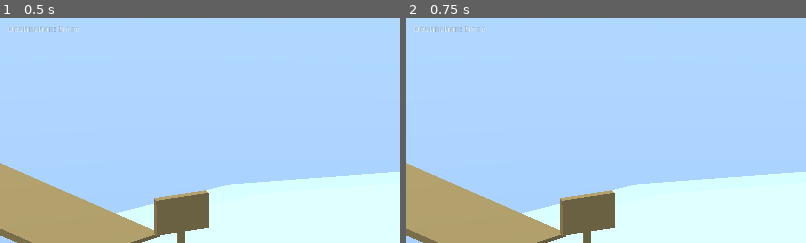
Above: before the commit, frames 1-2 (left to right).
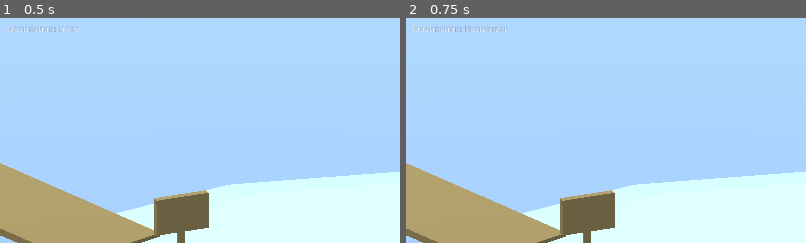
Above: after the commit, the same moments.

Repository: bigigloogames/Emperor-s-Restaurant
Game: Godot game, scene res://scenes/Map.tscn
Same seed, same stepped clock (60 frames per second), same inputs: the game is played once before the commit and once after it. The project has no main scene, so this scene is started directly.
Inputs (mouse positions are % of the whole screen's width and height, from its top left):
- Up to frame 1 (0.5 s): no input
- Up to frame 2 (0.75 s): tap Enter at 0.5 s; move the mouse to (72, 45) at 0.52 s; click (72, 45) at 0.67 s
The pictures show only the part of the screen within x 0-50%, y 0-50%; the shares and areas given below are measured in that part.

Frame 1 is identical in both runs. In frame 2, 0.1% of the frame differs, in the area x 15-26%, y 3-7%.

Commit message:
Add map mouse events

Diff:
--- a/project.godot
+++ b/project.godot
@@ -23,6 +23,10 @@
 window/size/width=1280
 window/size/height=720
 
+[input_devices]
+
+pointing/emulate_touch_from_mouse=true
+
 [rendering]
 
 quality/driver/driver_name="GLES2"
--- a/scenes/Map.tscn
+++ b/scenes/Map.tscn
@@ -1,12 +1,14 @@
-[gd_scene load_steps=10 format=2]
+[gd_scene load_steps=14 format=2]
 
-[sub_resource type="PlaneMesh" id=2]
+[ext_resource path="res://scripts/Map.gd" type="Script" id=1]
+
+[sub_resource type="PlaneMesh" id=1]
 size = Vector2( 40, 40 )
 
-[sub_resource type="SpatialMaterial" id=3]
+[sub_resource type="SpatialMaterial" id=2]
 albedo_color = Color( 0.729412, 0.752941, 0.886275, 1 )
 
-[sub_resource type="CylinderMesh" id=1]
+[sub_resource type="CylinderMesh" id=3]
 top_radius = 5.0
 bottom_radius = 6.0
 height = 0.25
@@ -18,27 +20,37 @@
 rings = 5
 is_hemisphere = true
 
-[sub_resource type="SpatialMaterial" id=9]
+[sub_resource type="BoxShape" id=5]
+extents = Vector3( 2.55931, 0.753974, 1.90567 )
+
+[sub_resource type="SpatialMaterial" id=6]
 albedo_color = Color( 0.760784, 0.572549, 0.34902, 1 )
 
-[sub_resource type="CubeMesh" id=5]
-material = SubResource( 9 )
+[sub_resource type="CubeMesh" id=7]
+material = SubResource( 6 )
 size = Vector3( 0.75, 0.1, 0.5 )
 
-[sub_resource type="CubeMesh" id=6]
-material = SubResource( 9 )
+[sub_resource type="CubeMesh" id=8]
+material = SubResource( 6 )
 size = Vector3( 0.1, 0.75, 0.05 )
 
-[sub_resource type="CubeMesh" id=8]
+[sub_resource type="CubeMesh" id=9]
 size = Vector3( 1.5, 0.1, 4 )
 
-[sub_resource type="CylinderMesh" id=7]
+[sub_resource type="BoxShape" id=10]
+extents = Vector3( 2.56559, 1.37752, 1.13016 )
+
+[sub_resource type="CylinderMesh" id=11]
 top_radius = 0.79
 bottom_radius = 1.1
 height = 0.25
 radial_segments = 16
 
-[node name="Node" type="Node"]
+[sub_resource type="BoxShape" id=12]
+extents = Vector3( 2.08604, 0.764475, 1.60218 )
+
+[node name="Map" type="Node"]
+script = ExtResource( 1 )
 
 [node name="DirectionalLight" type="DirectionalLight" parent="."]
 transform = Transform( 1, 0, 0, 0, 0.262997, 0.964797, 0, -0.964797, 0.262997, 0, 0, 0 )
@@ -54,61 +66,72 @@
 
 [node name="Ocean" type="MeshInstance" parent="."]
 transform = Transform( 0.707107, 0, 0.707107, 0, 1, 0, -0.707107, 0, 0.707107, -0.011, -0.5, 0 )
-mesh = SubResource( 2 )
-material/0 = SubResource( 3 )
+mesh = SubResource( 1 )
+material/0 = SubResource( 2 )
 
 [node name="Mainland" type="Spatial" parent="."]
 
 [node name="IceSheet" type="MeshInstance" parent="Mainland"]
 transform = Transform( 1, 0, 0, 0, 1, 0, 0, 0, 1, 0, -0.125, 0 )
-mesh = SubResource( 1 )
+mesh = SubResource( 3 )
 material/0 = null
 
-[node name="Restaurant" type="Spatial" parent="Mainland"]
+[node name="Restaurant" type="Area" parent="Mainland"]
 transform = Transform( 0.707107, 0, -0.707107, 0, 1, 0, 0.707107, 0, 0.707107, 1, 0, -3.5 )
 
 [node name="MeshInstance" type="MeshInstance" parent="Mainland/Restaurant"]
 mesh = SubResource( 4 )
 material/0 = null
 
-[node name="FishingPost" type="Spatial" parent="Mainland"]
+[node name="CollisionShape" type="CollisionShape" parent="Mainland/Restaurant"]
+shape = SubResource( 5 )
+
+[node name="Fishing" type="Area" parent="Mainland"]
 transform = Transform( 0.388834, 0, 0.921308, 0, 1, 0, -0.921308, 0, 0.388834, -3.85661, 0, 0.267914 )
 
-[node name="Sign" type="MeshInstance" parent="Mainland/FishingPost"]
+[node name="Sign" type="MeshInstance" parent="Mainland/Fishing"]
 transform = Transform( 1, 1.78814e-07, 5.58794e-09, 0, 0.0230362, -0.999735, 0, 0.999735, 0.0230362, 1.19209e-07, 0.586711, 4.76837e-07 )
-mesh = SubResource( 5 )
+mesh = SubResource( 7 )
 material/0 = null
 
-[node name="Post" type="MeshInstance" parent="Mainland/FishingPost"]
-transform = Transform( 1, 0, 0, 0, 1, 0, 0, 0, 1, 0, 0, 0 )
-mesh = SubResource( 6 )
+[node name="Post" type="MeshInstance" parent="Mainland/Fishing"]
+mesh = SubResource( 8 )
 material/0 = null
 
-[node name="Bridge" type="MeshInstance" parent="Mainland/FishingPost"]
+[node name="Bridge" type="MeshInstance" parent="Mainland/Fishing"]
 transform = Transform( 0.94508, 0, 0.326838, 0, 1, 0, -0.326838, 0, 0.94508, -1.39934, 0, -2.30928 )
-mesh = SubResource( 8 )
-material/0 = SubResource( 9 )
+mesh = SubResource( 9 )
+material/0 = SubResource( 6 )
 
-[node name="Foraging" type="Spatial" parent="."]
+[node name="CollisionShape" type="CollisionShape" parent="Mainland/Fishing"]
+transform = Transform( 0.341709, 0, -0.939806, 0, 1, 0, 0.939806, 0, 0.341709, -1.2779, 0, -1.84424 )
+shape = SubResource( 10 )
+
+[node name="Foraging" type="Area" parent="."]
 transform = Transform( 1, 0, 0, 0, 1, 0, 0, 0, 1, -3.54028, 0, -7.43281 )
 
 [node name="MeshInstance" type="MeshInstance" parent="Foraging"]
-mesh = SubResource( 7 )
+mesh = SubResource( 11 )
 material/0 = null
 
 [node name="MeshInstance2" type="MeshInstance" parent="Foraging"]
 transform = Transform( 1, 0, 0, 0, 1, 0, 0, 0, 1, -1.39181, -0.194855, 0 )
-mesh = SubResource( 7 )
+mesh = SubResource( 11 )
 material/0 = null
 
 [node name="MeshInstance3" type="MeshInstance" parent="Foraging"]
 transform = Transform( 1, 0, 0, 0, 1, 0, 0, 0, 1, -0.770077, -0.126114, -1.20219 )
-mesh = SubResource( 7 )
+mesh = SubResource( 11 )
 material/0 = null
+
+[node name="CollisionShape" type="CollisionShape" parent="Foraging"]
+transform = Transform( 0.787581, 0, 0.616211, 0, 1, 0, -0.616211, 0, 0.787581, -0.828432, 0.419022, -0.49969 )
+shape = SubResource( 12 )
 
 [node name="GUI" type="Control" parent="."]
 anchor_right = 1.0
 anchor_bottom = 1.0
+mouse_filter = 2
 __meta__ = {
 "_edit_use_anchors_": false
 }
@@ -119,15 +142,21 @@
 margin_left = -75.0
 margin_top = 12.0
 margin_right = -12.0
-margin_bottom = 20.0
+margin_bottom = 32.0
 text = "Settings"
 __meta__ = {
 "_edit_use_anchors_": false
 }
 
-[node name="Label" type="Label" parent="GUI"]
+[node name="Destination" type="Label" parent="GUI"]
 margin_left = 12.0
 margin_top = 12.0
-margin_right = 40.0
-margin_bottom = 14.0
+margin_right = 128.0
+margin_bottom = 26.0
 text = "Destination: None"
+__meta__ = {
+"_edit_use_anchors_": false
+}
+[connection signal="input_event" from="Mainland/Restaurant" to="." method="_on_Restaurant_input_event"]
+[connection signal="input_event" from="Mainland/Fishing" to="." method="_on_Fishing_input_event"]
+[connection signal="input_event" from="Foraging" to="." method="_on_Foraging_input_event"]
--- /dev/null
+++ b/scripts/Map.gd
@@ -0,0 +1,23 @@
+extends Node
+
+
+func update_Destination(destination):
+	$GUI/Destination.text = "Destination: " + destination
+
+
+func _on_Restaurant_input_event(_camera, event, _click_position, _click_normal, _shape_idx):
+	if event is InputEventMouseButton:
+		if event.button_index == BUTTON_LEFT and event.pressed:
+				update_Destination("Restaurant")
+
+
+func _on_Fishing_input_event(_camera, event, _click_position, _click_normal, _shape_idx):
+	if event is InputEventMouseButton:
+		if event.button_index == BUTTON_LEFT and event.pressed:
+				update_Destination("Fishing")
+
+
+func _on_Foraging_input_event(_camera, event, _click_position, _click_normal, _shape_idx):
+	if event is InputEventMouseButton:
+		if event.button_index == BUTTON_LEFT and event.pressed:
+				update_Destination("Foraging")
